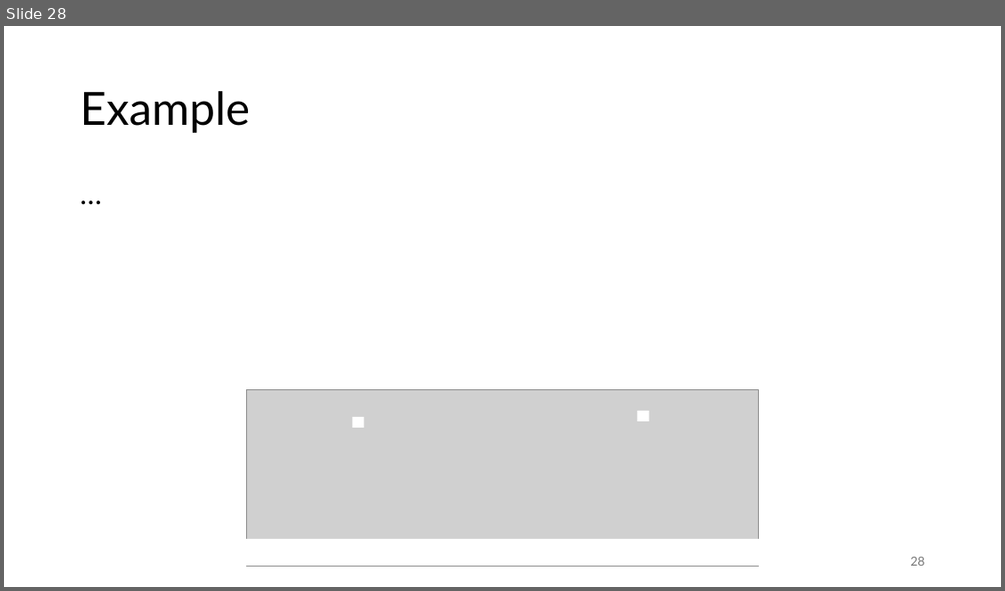
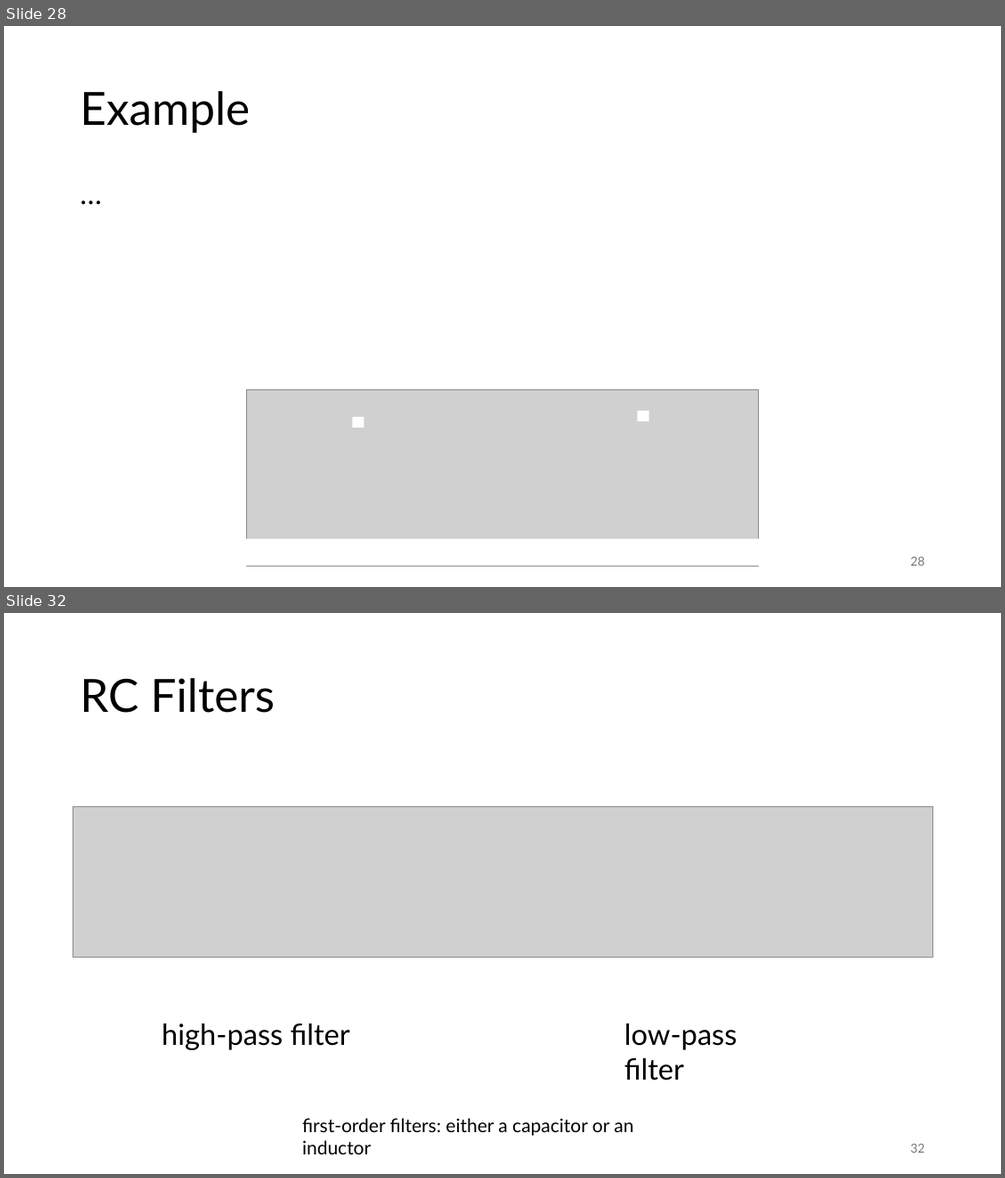
Before and after one commit to FelixWick/intro_electrical_eng, a slide deck: 4_ACtech.pptx. Shown one above the other, each under a label of ours: slide 28 before the commit, slides 28 and 32 after it; the slides between them are not shown. The pictures are 1005x591 and 1005x1178 pixels, drawn with LibreOffice and Linux fonts; fonts in the diff are those of the drawing; grey boxes stand for pictures. Boxes give left, top, right and bottom in pixels: in the first picture for what was removed or moved away, otherwise in the second. Text is boxed around its words. In the diff, an @@ line names an element or a change of style, - is before the commit and + after.

Commit message:
filters

```diff
--- a/4_ACtech.pptx
+++ b/4_ACtech.pptx
@@ slide 32 added at [4, 613, 1001, 1174], background #FFFFFF @@
@@ title added at [80, 678, 275, 713], 44 pt, text #000000 @@
+RC Filters
@@ picture added at [73, 806, 933, 957] @@
@@ text added at [162, 1023, 350, 1050], 28 pt, text #000000 @@
+high-pass filter
@@ text added at [624, 1023, 737, 1080], 28 pt, text #000000 @@
+low-pass filter
@@ text added at [302, 1118, 633, 1154], 18 pt, text #000000 @@
+first-order filters: either a capacitor or an inductor
@@ page number added at [910, 1143, 924, 1152], 12 pt, text #797979 @@
+32
```
Also in this commit, not shown: 1 slide changed, 5 other slides added.
